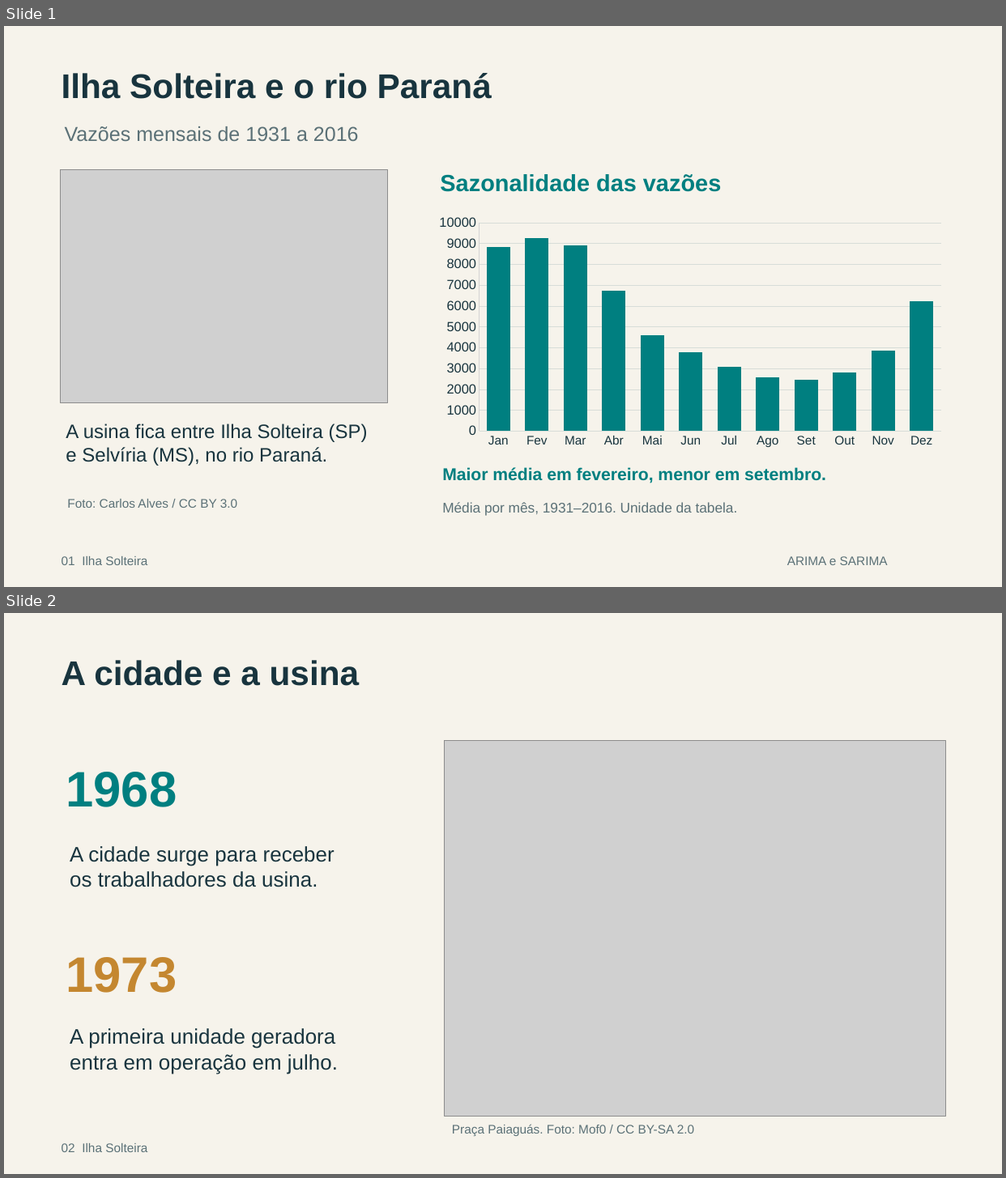
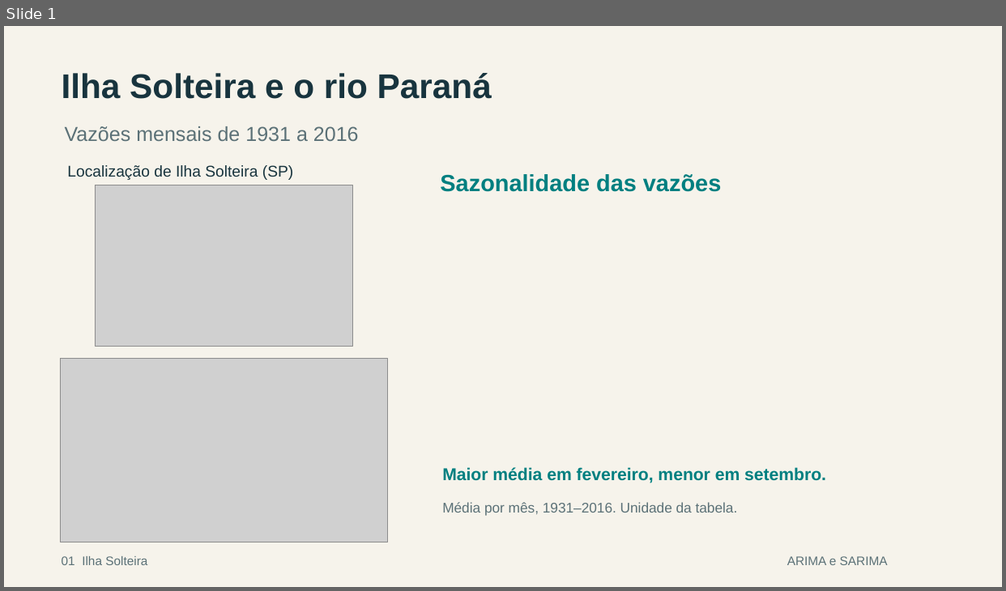
Before and after one commit to letfontenelle/modelagem-analitica, a slide deck: output/apresentacao_ilha_solteira.pptx. Shown one above the other, each under a label of ours: slides 1 and 2 before the commit, slide 1 after it. The pictures are 1006x1178 and 1006x591 pixels, drawn with LibreOffice and Linux fonts; fonts in the diff are those of the drawing; grey boxes stand for pictures. Boxes give left, top, right and bottom in pixels: in the first picture for what was removed or moved away, otherwise in the second. Text is boxed around its words. In the diff, an @@ line names an element or a change of style, - is before the commit and + after.

Commit message:
Substitui a usina pelo mapa e pela vista aérea enviados pelo grupo

```diff
--- a/output/apresentacao_ilha_solteira.pptx
+++ b/output/apresentacao_ilha_solteira.pptx
@@ slide 2 removed at [4, 613, 1002, 1174], background #F6F3EB @@
@@ text removed at [62, 660, 359, 686] @@
-A cidade e a usina
@@ picture removed at [445, 741, 947, 1117] @@
@@ text removed at [66, 772, 177, 807] @@
-1968
@@ text removed at [70, 846, 334, 888] @@
-A cidade surge para receber
-os trabalhadores da usina.
@@ text removed at [66, 957, 177, 993] @@
-1973
@@ text removed at [70, 1029, 338, 1075] @@
-A primeira unidade geradora
-entra em operação em julho.
@@ text removed at [62, 1144, 147, 1152] @@
-02 Ilha Solteira
@@ text removed at [452, 1124, 694, 1136] @@
-Praça Paiaguás. Foto: Mof0 / CC BY-SA 2.0
@@ slide 1 changed as well @@
@@ text added at [67, 165, 293, 180], 15 pt, text #18343E @@
+Localização de Ilha Solteira (SP)
@@ picture: place and size @@
-picture at [60, 169, 388, 403]
+picture at [96, 185, 353, 347]
@@ column chart removed at [429, 211, 952, 453] @@
-categories: Jan, Fev, Mar, Abr, Mai, Jun, Jul, Ago, Set, Out, Nov, Dez
-Series 1: 8800, 9300, 8900, 6700, 4600, 3800, 3100, 2600, 2500, 2800, 3900, 6200
@@ picture added at [60, 358, 388, 543] @@
@@ text removed at [66, 424, 368, 466] @@
-A usina fica entre Ilha Solteira (SP)
-e Selvíria (MS), no rio Paraná.
@@ text removed at [67, 499, 237, 508] @@
-Foto: Carlos Alves / CC BY 3.0
```
Also in this commit, not shown: 15 other slides changed, 9 other files.
